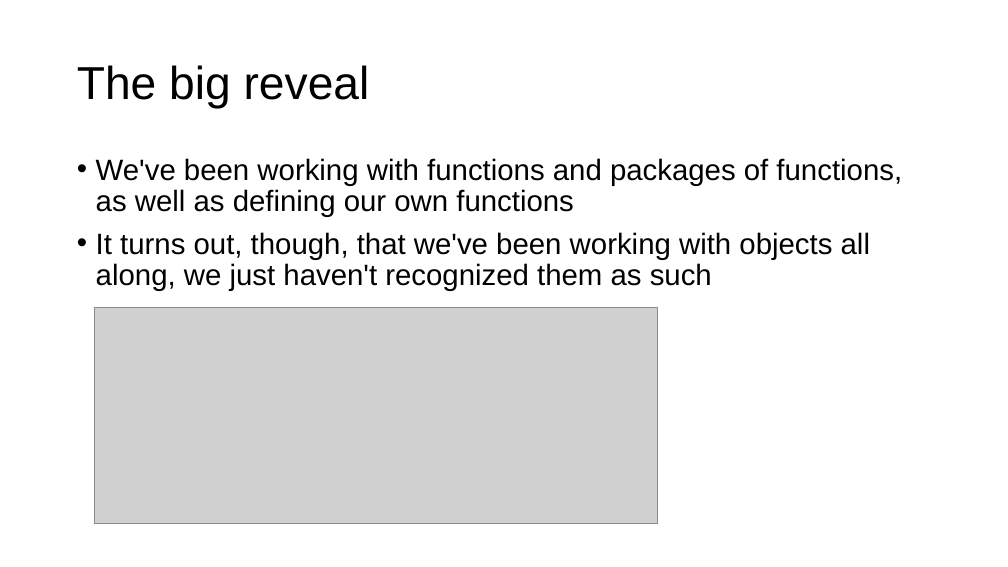
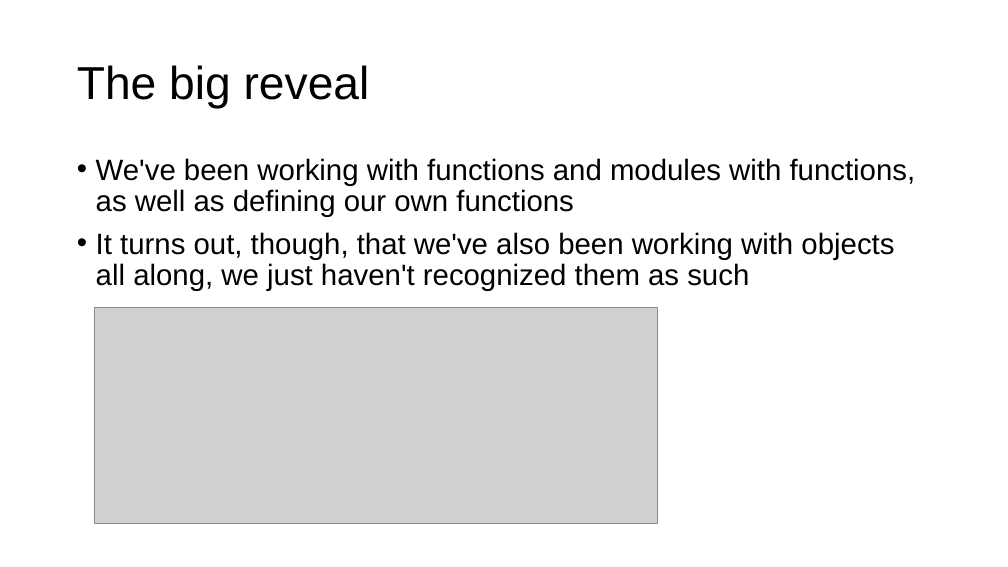
Before and after one commit to parrt/msds501, a slide deck: slide 2 of slides/OO.pptx. Drawn at 1008x567 pixels with LibreOffice and Linux fonts; fonts in the diff are those of the drawing; grey boxes stand for pictures; background and template pictures are left out. Boxes give left, top, right and bottom in pixels: in the first picture for what was removed or moved away, otherwise in the second. Text is boxed around its words. In the diff, an @@ line names an element or a change of style, - is before the commit and + after.

```diff
--- a/slides/OO.pptx
+++ b/slides/OO.pptx
@@ text at [96,158,916,291]: text changed @@
-• We've been working with functions and packages of functions, as well as defining our own functions
-• It turns out, though, that we've been working with objects all along, we just haven't recognized them as such
+• We've been working with functions and modules with functions, as well as defining our own functions
+• It turns out, though, that we've also been working with objects all along, we just haven't recognized them as such
```
Also in this commit, not shown: 7 other slides changed, 14 slides added, 2 other files.
